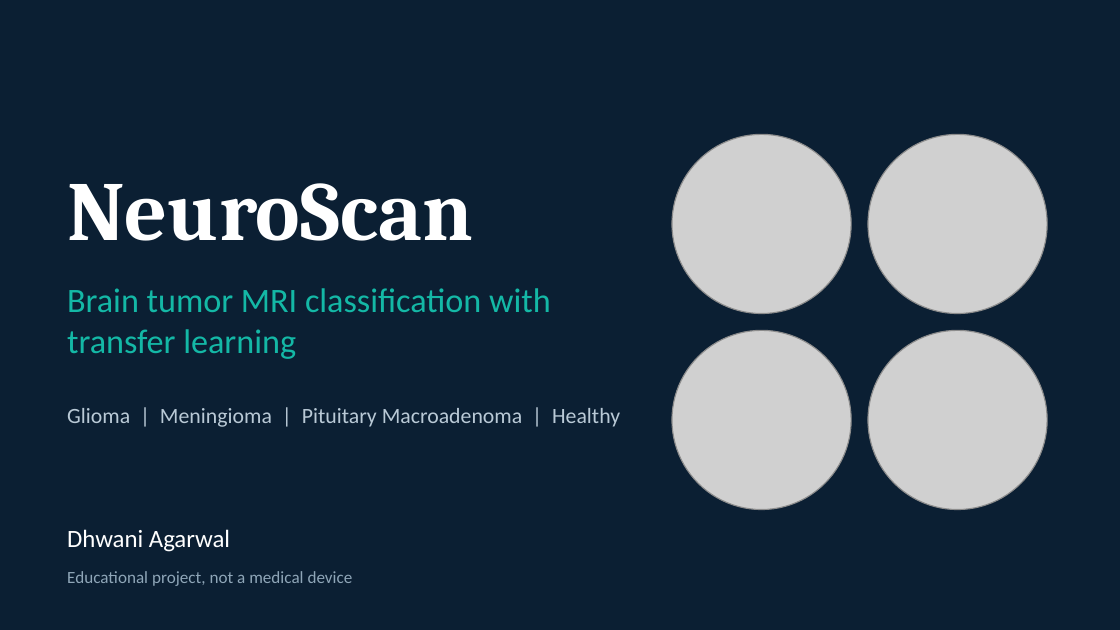
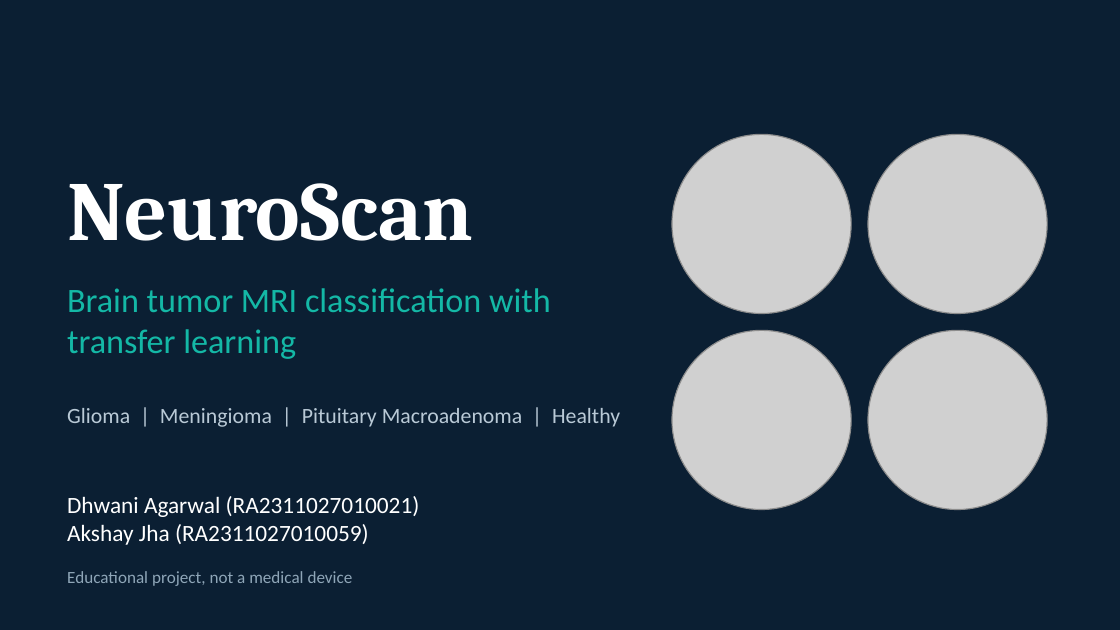
Before and after one commit to dhwaniagarwal13/Brain-tumor-detection-colab, a slide deck: slide 1 of deliverables/NeuroScan_Project.pptx. Drawn at 1120x630 pixels with LibreOffice and Linux fonts; fonts in the diff are those of the drawing; grey boxes stand for pictures. Boxes give left, top, right and bottom in pixels: in the first picture for what was removed or moved away, otherwise in the second. Text is boxed around its words. In the diff, an @@ line names an element or a change of style, - is before the commit and + after.

Commit message:
Add authors Dhwani Agarwal and Akshay Jha to deck, poster, README, notebook

```diff
--- a/deliverables/NeuroScan_Project.pptx
+++ b/deliverables/NeuroScan_Project.pptx
@@ text at [67,496,420,545]: text changed; size 16 to 15 pt @@
-Dhwani Agarwal
+Dhwani Agarwal (RA2311027010021)
+Akshay Jha (RA2311027010059)
```
Also in this commit, not shown: 7 other files.
